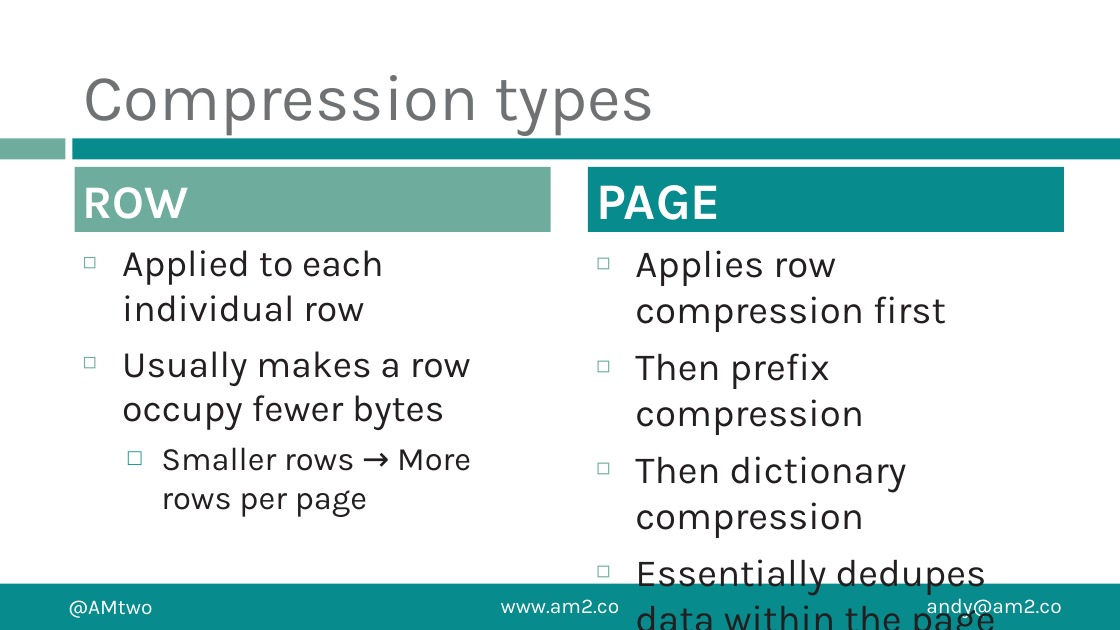
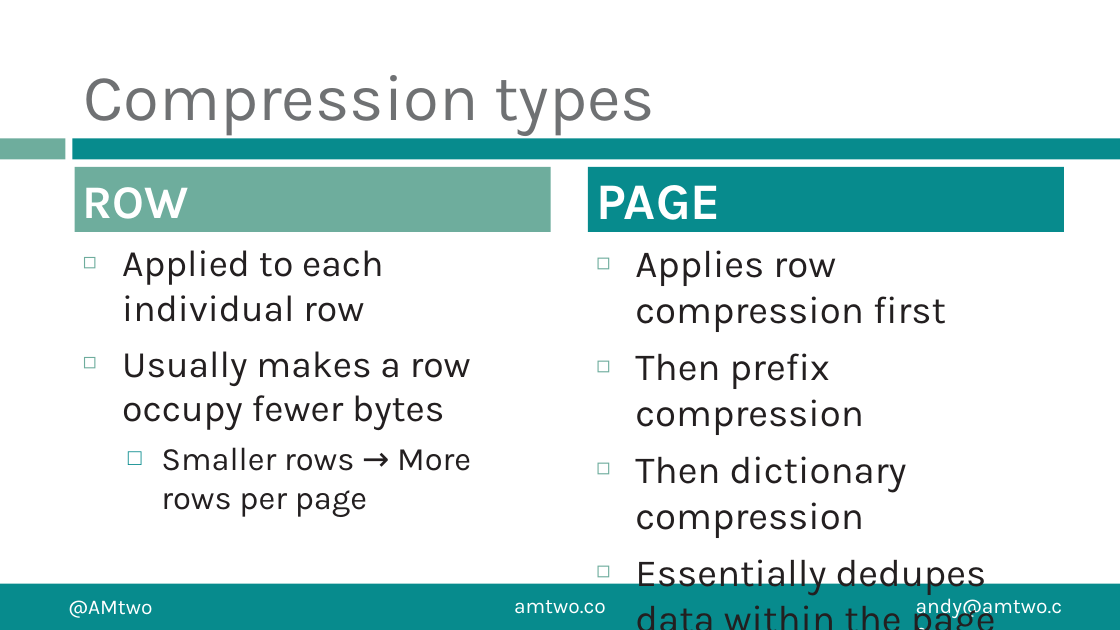
Before and after one commit to amtwo/Presentations, a slide deck: slide 22 of Demystifying-Data-Compression/Data_Compression.pptx (slide 25 before the commit). Drawn at 1120x630 pixels with LibreOffice and Linux fonts; fonts in the diff are those of the drawing. Boxes give left, top, right and bottom in pixels: in the first picture for what was removed or moved away, otherwise in the second. Text is boxed around its words. In the diff, an @@ line names an element or a change of style, - is before the commit and + after.

```diff
--- a/Demystifying-Data-Compression/Data_Compression.pptx
+++ b/Demystifying-Data-Compression/Data_Compression.pptx
@@ text at bbox=[916, 593, 1062, 618]: text changed @@
-andy@am2.co
+andy@amtwo.co
@@ text at bbox=[514, 600, 606, 614]: text changed @@
-www.am2.co
+amtwo.co
```
Also in this commit, not shown: 36 other slides changed, 3 slides removed, 3 other files.
